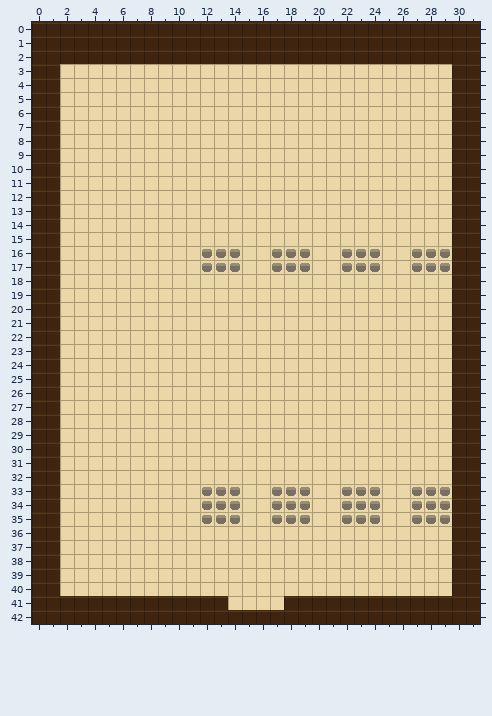
One commit to this Tiled map (JSON): maps/castle.tmj. The picture above was drawn from the file before the commit.
Cells are 16x16 px. Shown: x 0..31, y 0..42. The old version is drawn lined up with the new one.
After:
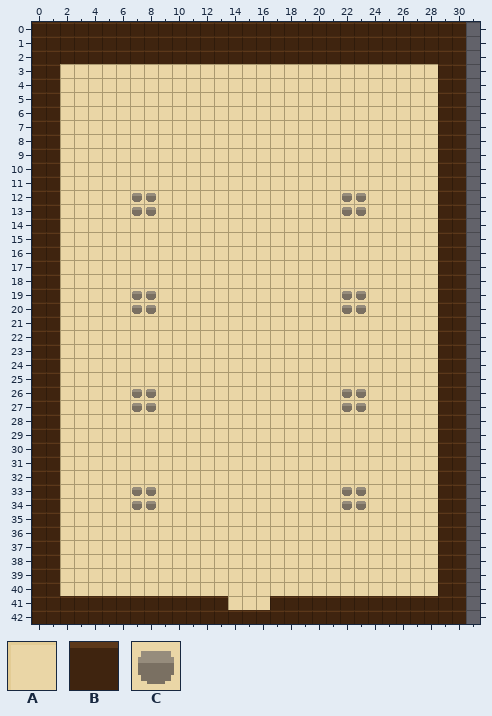
Key: from "draft": A 0, B 1, C 4.
_ is an empty cell.
Tiles replaced or removed in this view: A, B, C.
Changes in this commit:
Changed rows in their new state; . is an unchanged cell.
map size 32x43 -> 31x43 cells
Layer "ground":
first column x 7:
 0 ........................_
 1 ........................_
 2 ........................_
 3 ......................B._
 4 ......................B._
 5 ......................B._
 6 ......................B._
 7 ......................B._
 8 ......................B._
 9 ......................B._
10 ......................B._
11 ......................B._
12 CC.............CC.....B._
13 CC.............CC.....B._
14 ......................B._
15 ......................B._
16 .....AAA..AAA..AAA..AAB._
17 .....AAA..AAA..AAA..AAB._
18 ......................B._
19 CC.............CC.....B._
20 CC.............CC.....B._
21 ......................B._
22 ......................B._
23 ......................B._
24 ......................B._
25 ......................B._
26 CC.............CC.....B._
27 CC.............CC.....B._
28 ......................B._
29 ......................B._
30 ......................B._
31 ......................B._
32 ......................B._
33 CC...AAA..AAA....A..AAB._
34 CC...AAA..AAA....A..AAB._
35 .....AAA..AAA..AAA..AAB._
36 ......................B._
37 ......................B._
38 ......................B._
39 ......................B._
40 ......................B._
41 ..........B............._
42 ........................_
